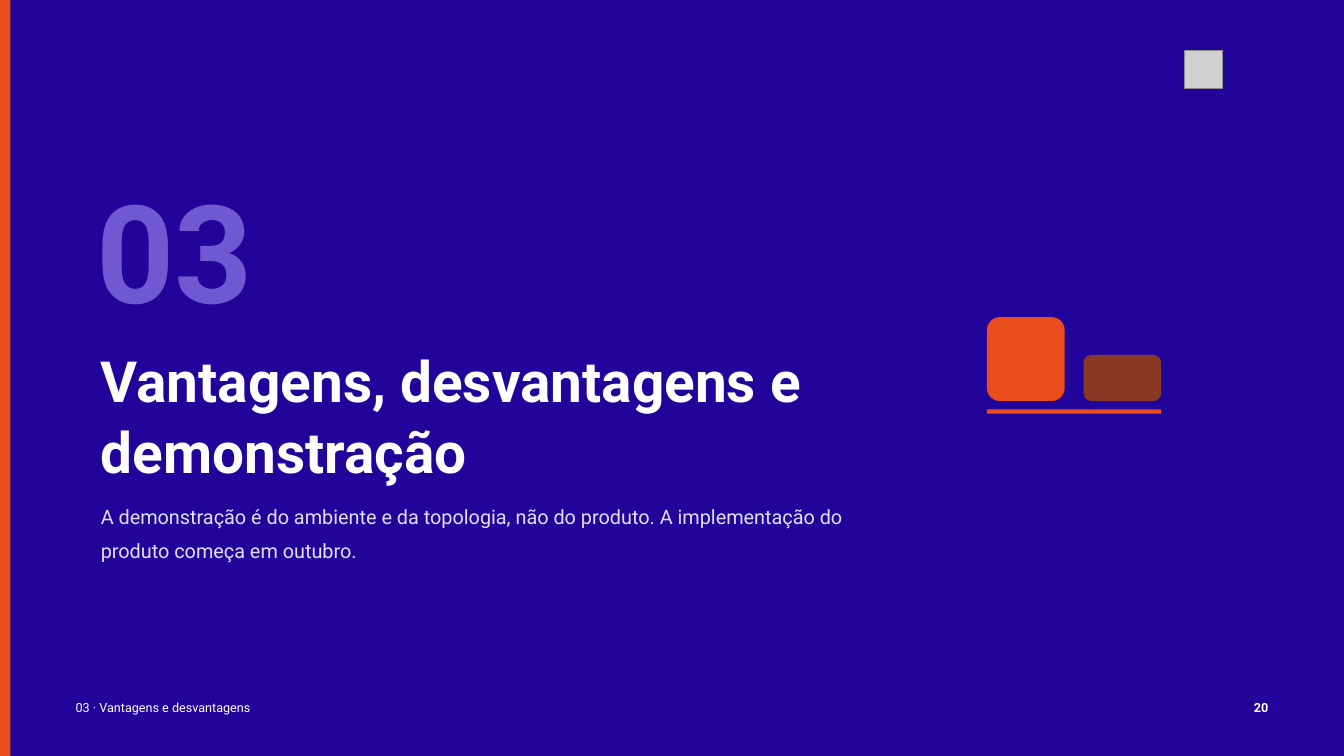
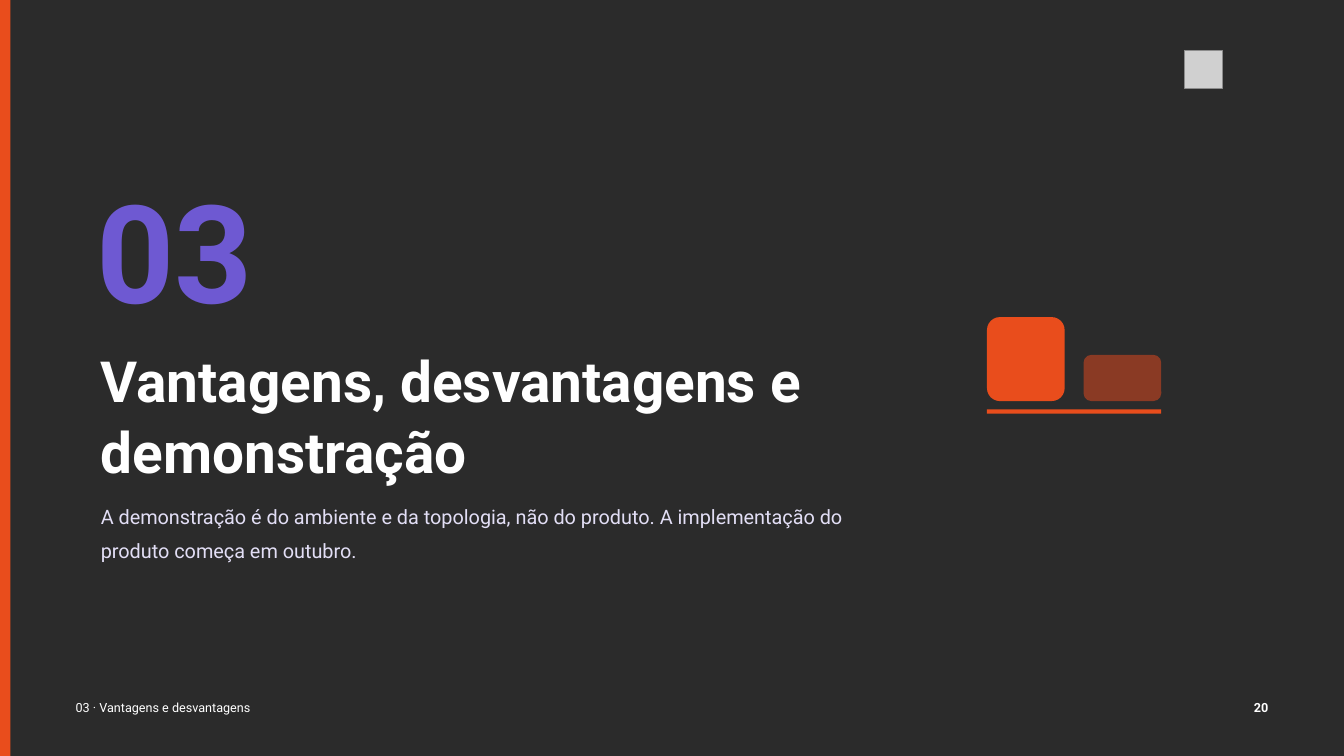
Before and after one commit to tcpassos/invite-app, a slide deck: slide 20 of trabalhos/T1-Docker-Invite-People.pptx. Drawn at 1344x756 pixels with LibreOffice and Linux fonts; fonts in the diff are those of the drawing; grey boxes stand for pictures; background and template pictures are left out; a plain dark background stands for a picture behind light text. Boxes give left, top, right and bottom in pixels: in the first picture for what was removed or moved away, otherwise in the second. Text is boxed around its words. In the diff, an @@ line names an element or a change of style, - is before the commit and + after.

```diff
--- a/trabalhos/T1-Docker-Invite-People.pptx
+++ b/trabalhos/T1-Docker-Invite-People.pptx
@@ background #21049A to picture (left out) @@
```
Also in this commit, not shown: 5 other slides changed, 3 other files.
